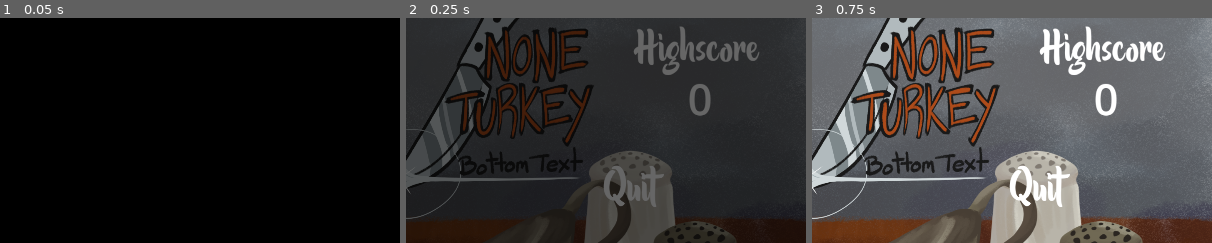
Above: before the commit, frames 1-3 (left to right).
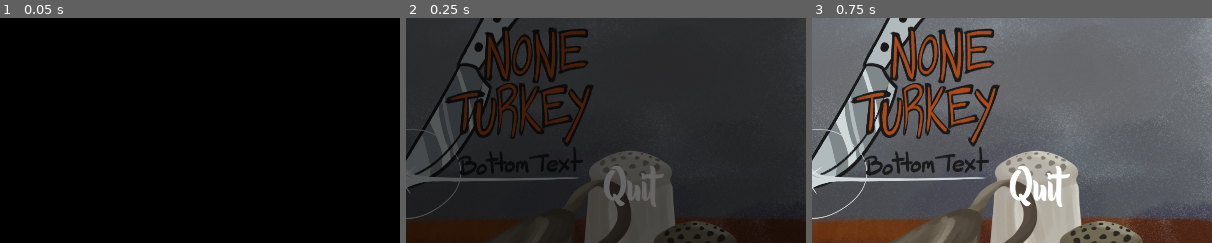
Above: after the commit, the same moments.

Repository: bustlingbungus/dev-l-up-jam-2026
Game: Godot game, scene res://Scenes/Titlescreen.tscn
Two runs of this game, one before a commit and one after it. Both use one fixed random seed, a clock stepped at 60 frames per second and the inputs below.
Inputs (mouse positions are % of the whole screen's width and height, from its top left):
- Up to frame 1 (0.05 s): no input
- Up to frame 2 (0.25 s): no input
- Up to frame 3 (0.75 s): tap Enter (ui_accept) at 0.5 s; move the mouse to (72, 45) at 0.52 s
The pictures show only the part of the screen within x 50-100%, y 8-58%; the shares and areas given below are measured in that part.

Frame 1 is identical in both runs. In frame 2, 2.4% of the frame differs, in the area x 57-89%, y 3-44%; in frame 3, 2.7%, in the area x 56-89%, y 3-44%.

Commit message:
final commit

Diff:
--- a/Scripts/Global.gd
+++ b/Scripts/Global.gd
@@ -12,12 +12,14 @@
 
 # Called every frame. 'delta' is the elapsed time since the previous frame.
 func _process(delta: float) -> void:
-	pass
+	if (!Loaded):
+		print("loading")
+		Load()
 
 
 func Load() -> void:
 	if (!Loaded):
-		var file = FileAccess.open("user://JSON/data.json", FileAccess.READ)
+		var file = FileAccess.open("user://data.json", FileAccess.READ)
 		#var file = FileAccess.open("res://JSON/data.json", FileAccess.READ)
 		if (file != null):
 			var json_string = file.get_as_text()
@@ -29,7 +31,7 @@
 					highscore = data["highscore"]
 				if (data.has("first_game")):
 					is_first_game = data["first_game"]
-				Loaded = true
+		Loaded = true
 
 
 func Save() -> void:
@@ -37,7 +39,7 @@
 		"highscore" : highscore,
 		"first_game" : is_first_game
 	}
-	var file = FileAccess.open("user://JSON/data.json", FileAccess.WRITE)
+	var file = FileAccess.open("user://data.json", FileAccess.WRITE)
 	#var file = FileAccess.open("res://JSON/data.json", FileAccess.WRITE)
 	if (file != null):
 		file.store_line(JSON.stringify(data_dict))
--- a/Scripts/gamemode.gd
+++ b/Scripts/gamemode.gd
@@ -86,6 +86,7 @@
 			drag.draggable == false
 		child.call_deferred("reparent", self)
 	Global.highscore = max(Global.highscore, SuccessfulMenus)
+	print(Global.highscore)
 	$MenuSpawner.call_deferred("queue_free")
 	$HandFollower.queue_free()
 	$ColorRect2/RunTimer.Active = false
--- a/Scripts/titlescreen.gd
+++ b/Scripts/titlescreen.gd
@@ -33,7 +33,11 @@
 
 func SetHighscoreText() -> void:
 	if (!Global.is_first_game):
+		print(Global.highscore)
+		$"highscore word".visible = true
 		$"Highscore text".visible = true
 		$"Highscore text".text = str(Global.highscore)
 	else:
+		print("first game")
+		$"highscore word".visible = false
 		$"Highscore text".visible = false
